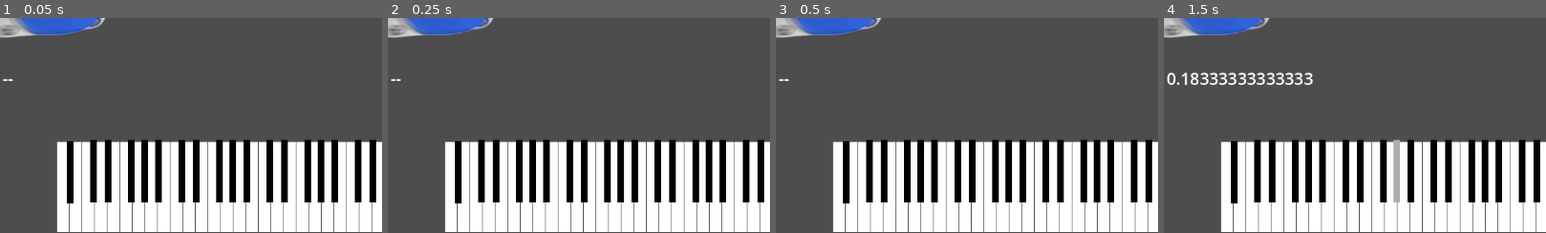
Above: before the commit, frames 1-4 (left to right).
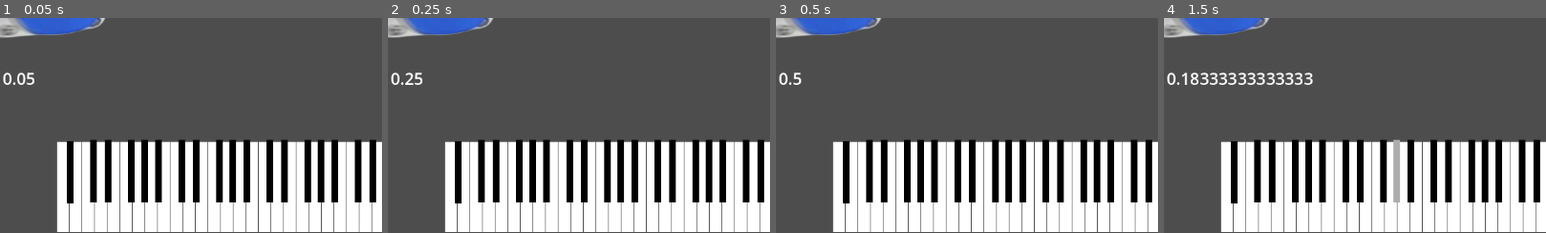
Above: after the commit, the same moments.

Repository: Luminocents/hjonkle
Game: Godot game, scene res://node_2d.tscn
The game is run twice, just before and just after one commit, with the same random seed, the same clock (stepped at 60 frames per second) and the same inputs.
Inputs:
- Up to frame 1 (0.05 s): no input
- Up to frame 2 (0.25 s): no input
- Up to frame 3 (0.5 s): no input
- Up to frame 4 (1.5 s): click "Chickish" at 0.5 s; click "3rd Moon" at 1.25 s
The pictures show only the part of the screen within x 0-50%, y 17-67%; the shares and areas given below are measured in that part.

The runs differ from the first frame. In frame 1, 0.3% of the frame differs, in the area x 0-9%, y 25-32%; in frame 2, 0.2%; in frame 3, 0.2%; in frame 4, nothing differs.

Commit message:
something I guesss
this the best its gonna get

Diff:
--- a/PianoProject/peeScript.gd
+++ b/PianoProject/peeScript.gd
@@ -1,22 +1,20 @@
 extends Node2D
 
-var prevKey = 0
 var nopes = {}
 var time_accuracy = .1
-var timerStart = false
+var timerStart = true
 var timer = 0
 
 func _process(delta: float) -> void:
 	if timerStart:
-		timer += delta
+		timer += 1 * delta
 		$Label.text = str(timer)
 
 func _ready():
 	OS.open_midi_inputs()
 
-
 func add_note_to_main_array(nope):
-	var time = str(snapped(nope["time"], time_accuracy))
+	var time = str(snapped(nope["time"], .1))
 
 	if !nopes.has(time):
 		nopes[time] = []
@@ -31,37 +29,10 @@
 
 		get_node("key" + nope_number).key_on(duration, velocity)
 
-func _input(input_event):
-	if input_event is InputEventMIDI:
-		_print_midi_info(input_event)
-
 func _on_timer_timeout():
-	var time_of_song = str(snapped(timer, time_accuracy))
-
-	if nopes.has(time_of_song):
-		play_notes(nopes[time_of_song])
-
-
-func _print_midi_info(midi_event):
-	var key = midi_event.pitch - 21
-	var state = int(midi_event.message)
-	var note = "err"
-	var notes = ["A", "A#", "B", "C", "C#", "D","D#", "E", "F", "F#", "G", "G#", "A", "A#", "B",
-	"C", "C#", "D","D#", "E", "F", "F#", "G", "G#", "A", "A#", "B",
-	"C", "C#", "D","D#", "E", "F", "F#", "G", "G#", "A", "A#", "B",
-	"C", "C#", "D","D#", "E", "F", "F#", "G", "G#", "A", "A#", "B",
-	"C", "C#", "D","D#", "E", "F", "F#", "G", "G#", "A", "A#", "B",
-	"C", "C#", "D","D#", "E", "F", "F#", "G", "G#", "A", "A#", "B",
-	"C", "C#", "D","D#", "E", "F", "F#", "G", "G#", "A", "A#", "B", "C"]
-	if state == 9:
-		note = notes[key]
-		$Label.text = str(note)
-		key = str(midi_event.pitch - 21)
-		get_node("key" + key).get_child(0).animation = "on"
-	else:
-		note = notes[key]
-		key = str(midi_event.pitch - 21)
-		get_node("key" + key).get_child(0).animation = "off"
+	var temp = str(snapped(timer, .01))
+	if nopes.has(temp):
+		play_notes(nopes[temp])
 
 func _on_turkey_button_pressed():
 	var file = FileAccess.open("res://audio/turkish.txt", FileAccess.READ)
@@ -71,7 +42,6 @@
 	file.close()
 	$Music.stream = load("res://audio/Turkish.mp3")
 	start_music(music_json)
-
 
 func _on_moon_button_pressed():
 	nopes = {}
@@ -111,7 +81,32 @@
 	timerStart = true
 	timer = 0
 	$Music.volume_db = -100
-	$Timer.start(time_accuracy)
+	$Timer.start(.001)
 
 	if nopes.has("0"):
 		play_notes(nopes["0"])
+
+#func _input(input_event):
+	#if input_event is InputEventMIDI:
+		#_print_midi_info(input_event)
+
+#func _print_midi_info(midi_event):
+	#var key = midi_event.pitch - 21
+	#var state = int(midi_event.message)
+	#var note = "err"
+	#var notes = ["A", "A#", "B", "C", "C#", "D","D#", "E", "F", "F#", "G", "G#", "A", "A#", "B",
+	#"C", "C#", "D","D#", "E", "F", "F#", "G", "G#", "A", "A#", "B",
+	#"C", "C#", "D","D#", "E", "F", "F#", "G", "G#", "A", "A#", "B",
+	#"C", "C#", "D","D#", "E", "F", "F#", "G", "G#", "A", "A#", "B",
+	#"C", "C#", "D","D#", "E", "F", "F#", "G", "G#", "A", "A#", "B",
+	#"C", "C#", "D","D#", "E", "F", "F#", "G", "G#", "A", "A#", "B",
+	#"C", "C#", "D","D#", "E", "F", "F#", "G", "G#", "A", "A#", "B", "C"]
+	#if state == 9:
+		#note = notes[key]
+		#$Label.text = str(note)
+		#key = str(midi_event.pitch - 21)
+		#get_node("key" + key).get_child(0).animation = "on"
+	#else:
+		#note = notes[key]
+		#key = str(midi_event.pitch - 21)
+		#get_node("key" + key).get_child(0).animation = "off"
--- a/PianoProject/pianoKey.tscn
+++ b/PianoProject/pianoKey.tscn
@@ -24,6 +24,7 @@
 }]
 
 [node name="key" type="Node2D"]
+process_mode = 3
 script = ExtResource("1_n6w7k")
 
 [node name="AnimatedSprite2D" type="AnimatedSprite2D" parent="."]
@@ -31,6 +32,7 @@
 animation = &"off"
 
 [node name="Area2D" type="Area2D" parent="AnimatedSprite2D"]
+monitorable = false
 
 [node name="CollisionPolygon2D" type="CollisionPolygon2D" parent="AnimatedSprite2D/Area2D"]
 polygon = PackedVector2Array(-4, 25, 2, 25, 6, 25, 9, 25, 9, 68, -9, 68, -9, 25, -6, 25)
Not shown, changed: PianoProject/Pee.apple-touch-icon.png.import
Not shown, changed: PianoProject/Pee.icon.png.import
Not shown, changed: PianoProject/Pee.png.import
Not shown, added: PianoProject/nod1870.tmp
Not shown, added: PianoProject/nod7B02.tmp
Not shown, added: PianoProject/nodFB9A.tmp
